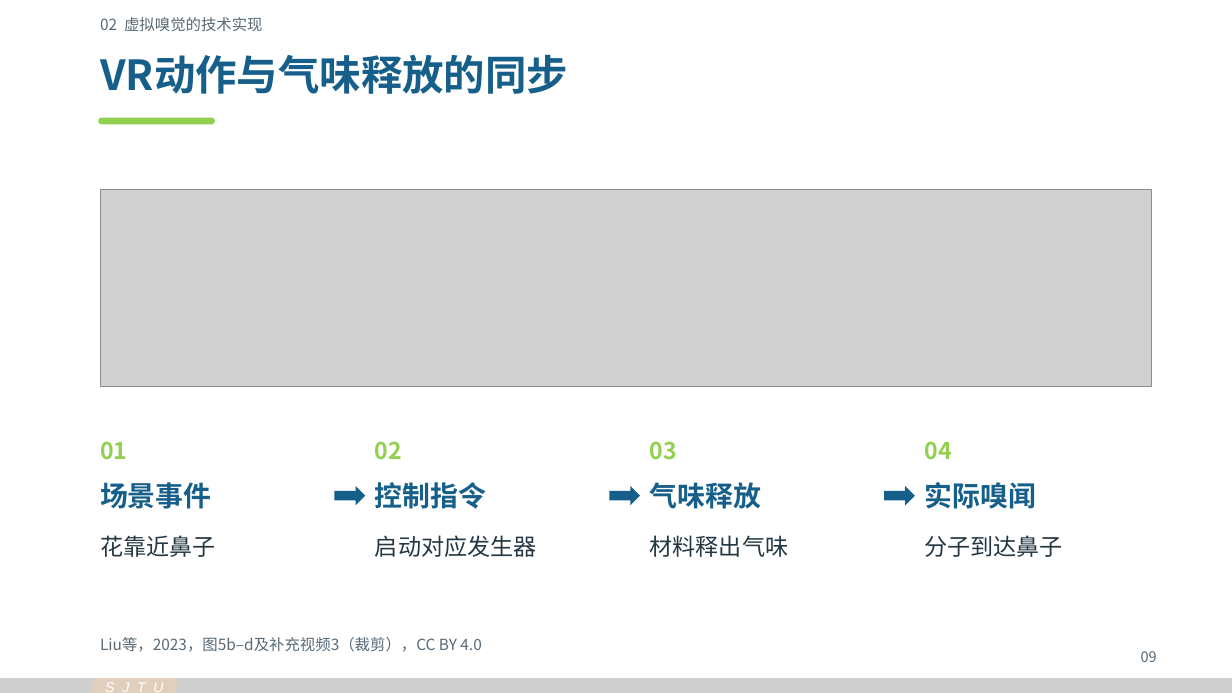
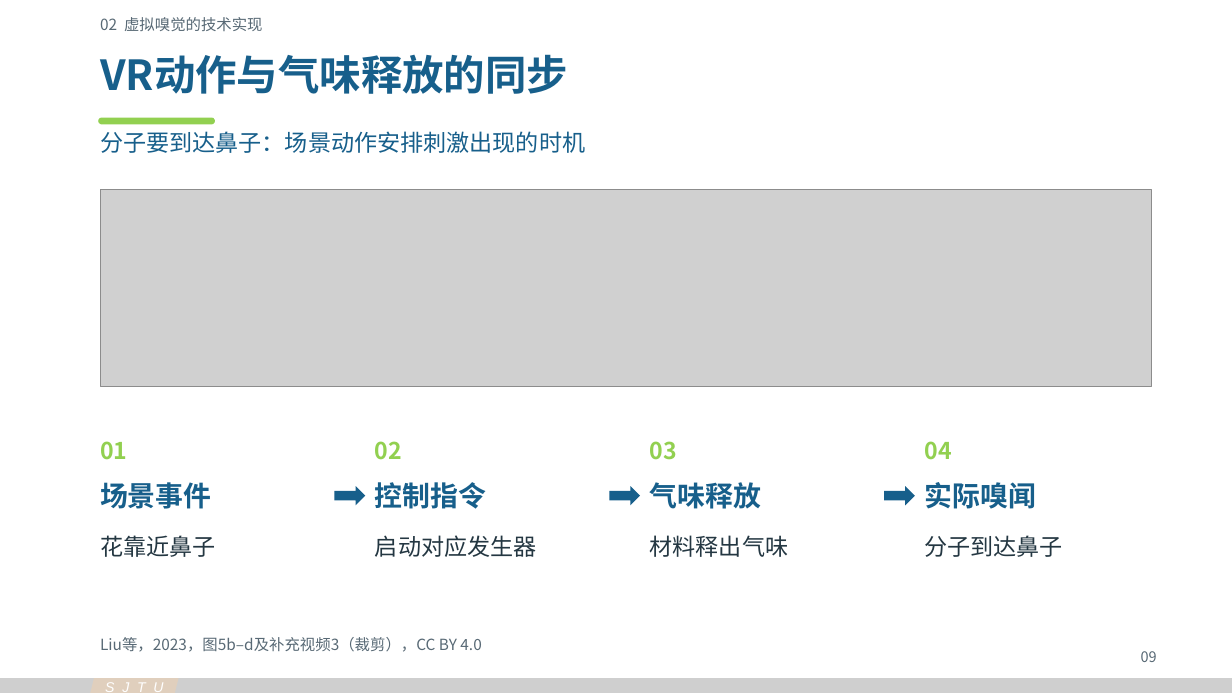
Before and after one commit to Cyh29hao/sjtu-olfaction-vr-2026, a slide deck: slide 2 of release/v3/group-02-technology.pptx. Drawn at 1232x693 pixels with LibreOffice and Linux fonts; fonts in the diff are those of the drawing; grey boxes stand for pictures. Boxes give left, top, right and bottom in pixels: in the first picture for what was removed or moved away, otherwise in the second. Text is boxed around its words. In the diff, an @@ line names an element or a change of style, - is before the commit and + after.

```diff
--- a/release/v3/group-02-technology.pptx
+++ b/release/v3/group-02-technology.pptx
@@ text added at bbox=[100, 131, 585, 153], 18 pt, text #175F8B @@
+分子要到达鼻子：场景动作安排刺激出现的时机
```
Also in this commit, not shown: 2 other slides changed, 31 other files.
